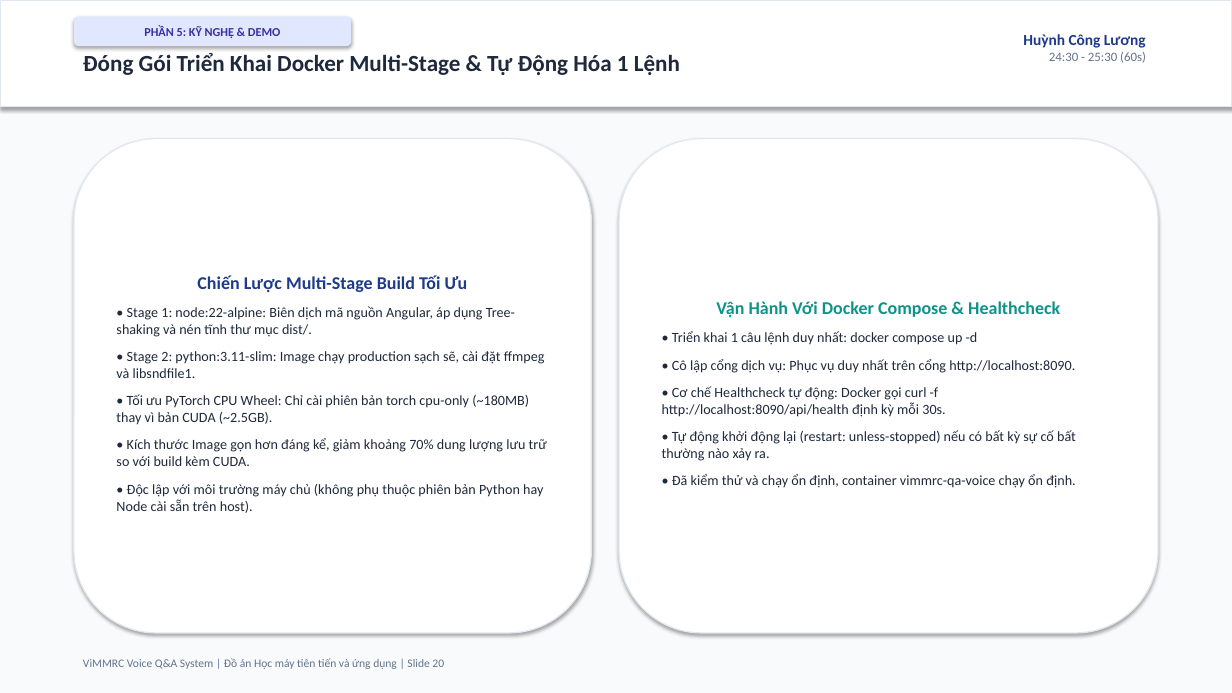
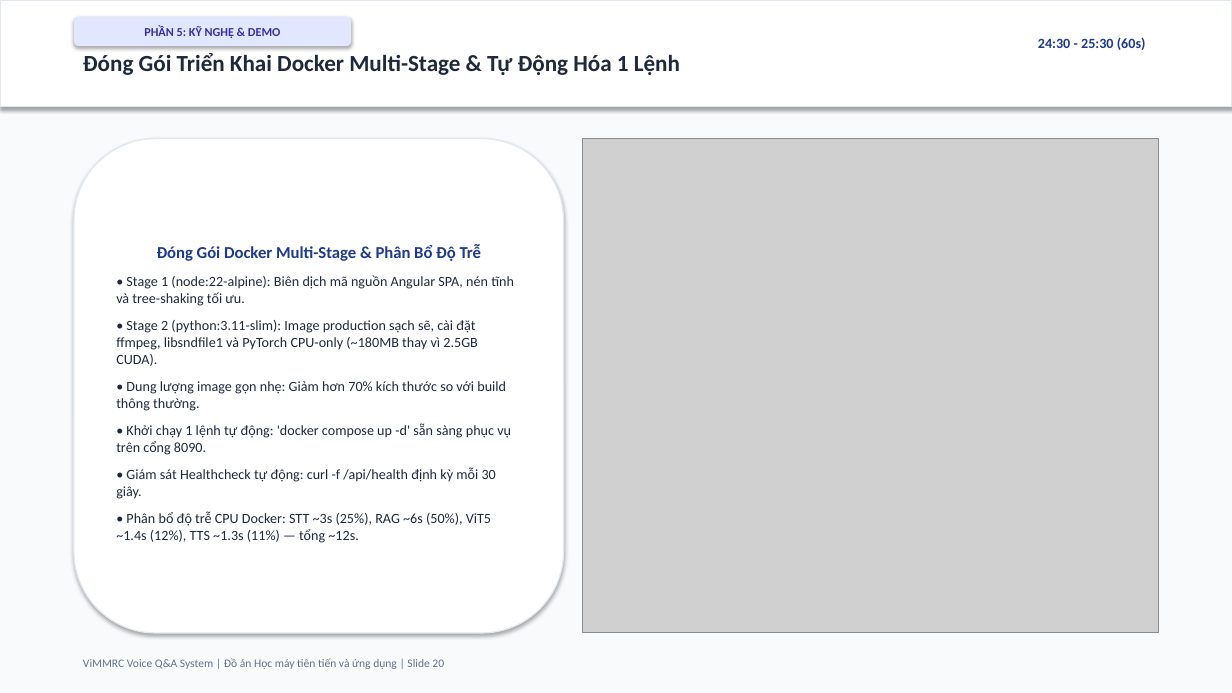
Before and after one commit to ngohuy04022000/vimmrc-qa-voice, a slide deck: slide 20 of docs/ViMMRC_Presentation_30min.pptx. Drawn at 1232x693 pixels with LibreOffice and Linux fonts; fonts in the diff are those of the drawing; grey boxes stand for pictures. Boxes give left, top, right and bottom in pixels: in the first picture for what was removed or moved away, otherwise in the second. Text is boxed around its words. In the diff, an @@ line names an element or a change of style, - is before the commit and + after.

```diff
--- a/docs/ViMMRC_Presentation_30min.pptx
+++ b/docs/ViMMRC_Presentation_30min.pptx
@@ text "24:30 - 25:30 (60s)" at (x1=1038, y1=37, x2=1146, y2=50): size 10 to 11 pt, text colour #64748B to #1E3A8A, bold on @@
@@ text at (x1=1023, y1=34, x2=1146, y2=48): paragraph removed @@
-Huỳnh Công Lương
@@ rounded rectangle "Đóng Gói Docker Multi-Stage & ..." resized from (x1=74, y1=139, x2=592, y2=633) to (x1=74, y1=139, x2=564, y2=633) @@
@@ picture added at (x1=582, y1=139, x2=1158, y2=633) @@
@@ rounded rectangle removed at (x1=619, y1=139, x2=1158, y2=633) @@
-Vận Hành Với Docker Compose & Healthcheck
-• Triển khai 1 câu lệnh duy nhất: docker compose up -d
-• Cô lập cổng dịch vụ: Phục vụ duy nhất trên cổng http://localhost:8090.
-• Cơ chế Healthcheck tự động: Docker gọi curl -f http://localhost:8090/api/health định kỳ mỗi 30s.
-• Tự động khởi động lại (restart: unless-stopped) nếu có bất kỳ sự cố bất thường nào xảy ra.
-• Đã kiểm thử và chạy ổn định, container vimmrc-qa-voice chạy ổn định.
@@ text in rounded rectangle at (x1=116, y1=245, x2=514, y2=543): text changed @@
-Chiến Lược Multi-Stage Build Tối Ưu
-• Stage 1: node:22-alpine: Biên dịch mã nguồn Angular, áp dụng Tree-shaking và nén tĩnh thư mục dist/.
-• Stage 2: python:3.11-slim: Image chạy production sạch sẽ, cài đặt ffmpeg và libsndfile1.
-• Tối ưu PyTorch CPU Wheel: Chỉ cài phiên bản torch cpu-only (~180MB) thay vì bản CUDA (~2.5GB).
-• Kích thước Image gọn hơn đáng kể, giảm khoảng 70% dung lượng lưu trữ so với build kèm CUDA.
-• Độc lập với môi trường máy chủ (không phụ thuộc phiên bản Python hay Node cài sẵn trên host).
+Đóng Gói Docker Multi-Stage & Phân Bổ Độ Trễ
+• Stage 1 (node:22-alpine): Biên dịch mã nguồn Angular SPA, nén tĩnh và tree-shaking tối ưu.
+• Stage 2 (python:3.11-slim): Image production sạch sẽ, cài đặt ffmpeg, libsndfile1 và PyTorch CPU-only (~180MB thay vì 2.5GB CUDA).
+• Dung lượng image gọn nhẹ: Giảm hơn 70% kích thước so với build thông thường.
+• Khởi chạy 1 lệnh tự động: 'docker compose up -d' sẵn sàng phục vụ trên cổng 8090.
+• Giám sát Healthcheck tự động: curl -f /api/health định kỳ mỗi 30 giây.
+• Phân bổ độ trễ CPU Docker: STT ~3s (25%), RAG ~6s (50%), ViT5 ~1.4s (12%), TTS ~1.3s (11%) — tổng ~12s.
```
Also in this commit, not shown: 23 other slides changed, 37 other files.
